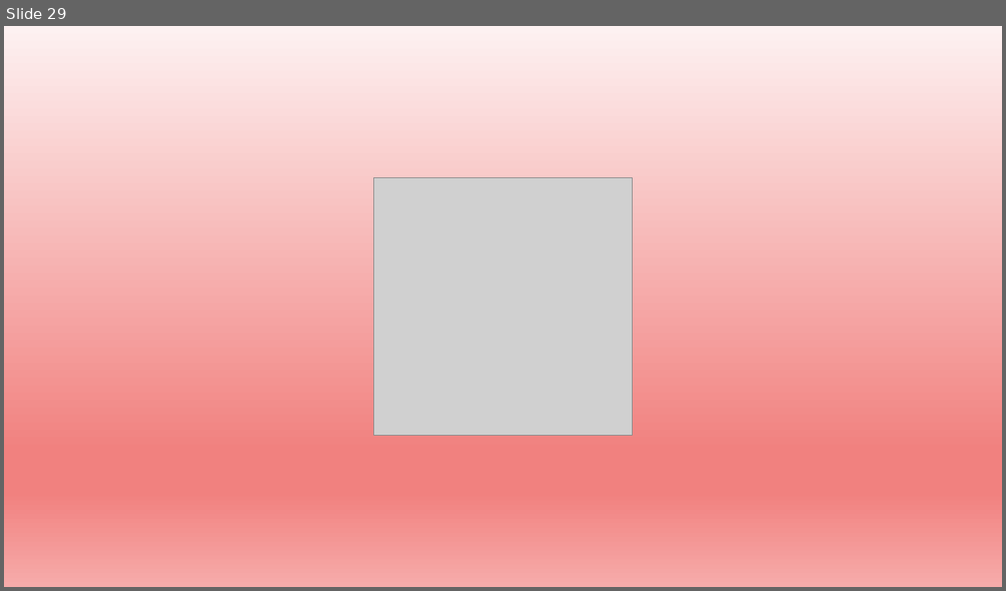
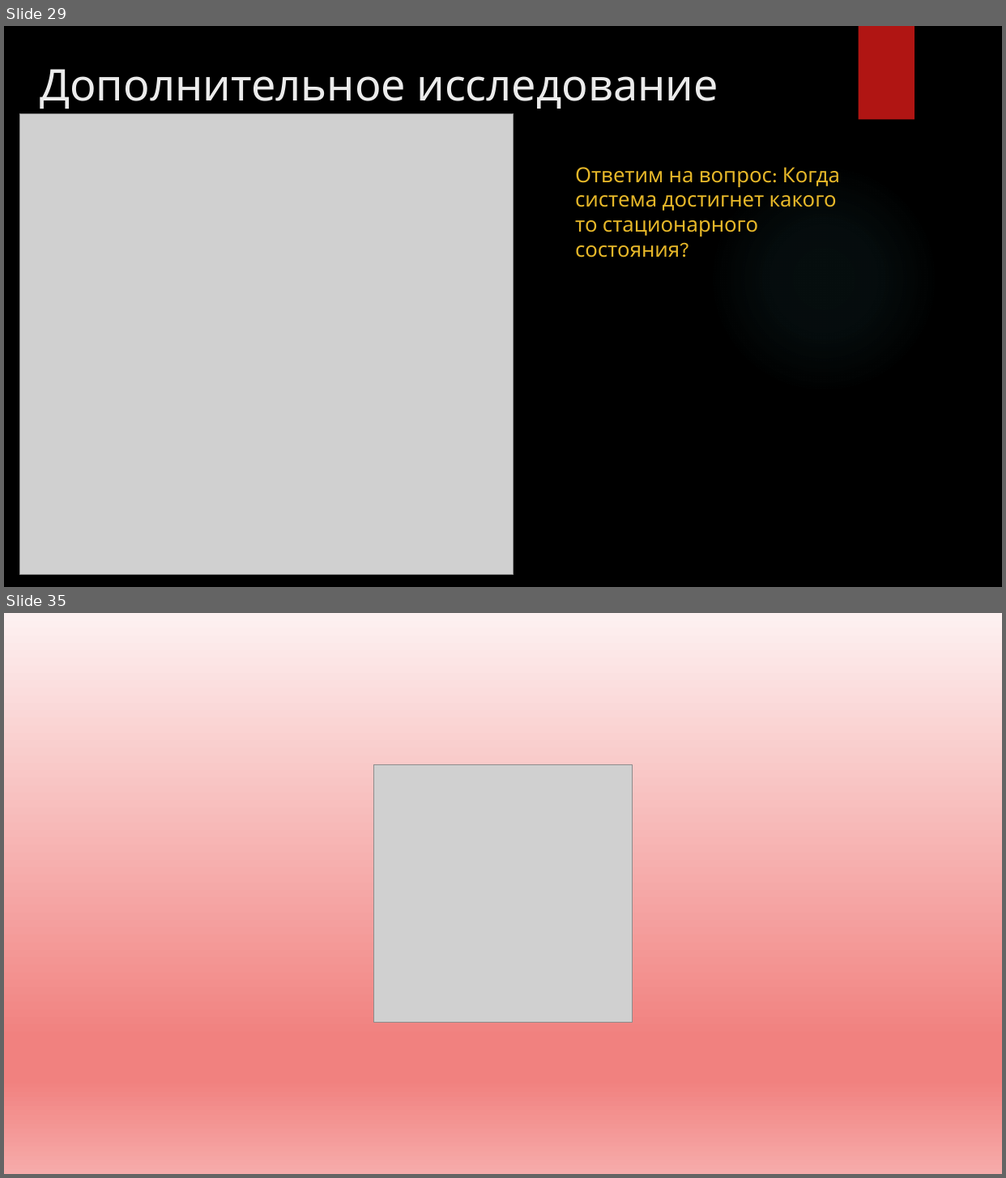
Before and after one commit to Breketov/ChM_Labs_Tasks, a slide deck: TASK_3/TASK_3.pptx. Shown one above the other, each under a label of ours: slide 29 before the commit, slides 29 and 35 after it; the slides between them are not shown. The pictures are 1006x591 and 1006x1178 pixels, drawn with LibreOffice and Linux fonts; fonts in the diff are those of the drawing; grey boxes stand for pictures; background and template pictures are left out. Boxes give left, top, right and bottom in pixels: in the first picture for what was removed or moved away, otherwise in the second. Text is boxed around its words. In the diff, an @@ line names an element or a change of style, - is before the commit and + after.

```diff
--- a/TASK_3/TASK_3.pptx
+++ b/TASK_3/TASK_3.pptx
@@ slide 29 added at (4,26,1002,587), background picture (left out) @@
@@ rectangle added at (859,26,914,120), fill #B01513 @@
@@ title added at (40,69,718,109), 42 pt, text #EBEBEB @@
+Дополнительное исследование
@@ picture added at (19,113,513,574) @@
@@ text added at (575,167,840,258), 20 pt, text #E6B729 @@
+Ответим на вопрос: Когда система достигнет какого то стационарного состояния?
@@ ellipse added at (709,163,939,394), fill gradient #50B9C1 @@
@@ what was slide 29 is now slide 35 @@
```
Also in this commit, not shown: 1 slide changed, 6 other slides added, 1 slide removed, 9 other files.
